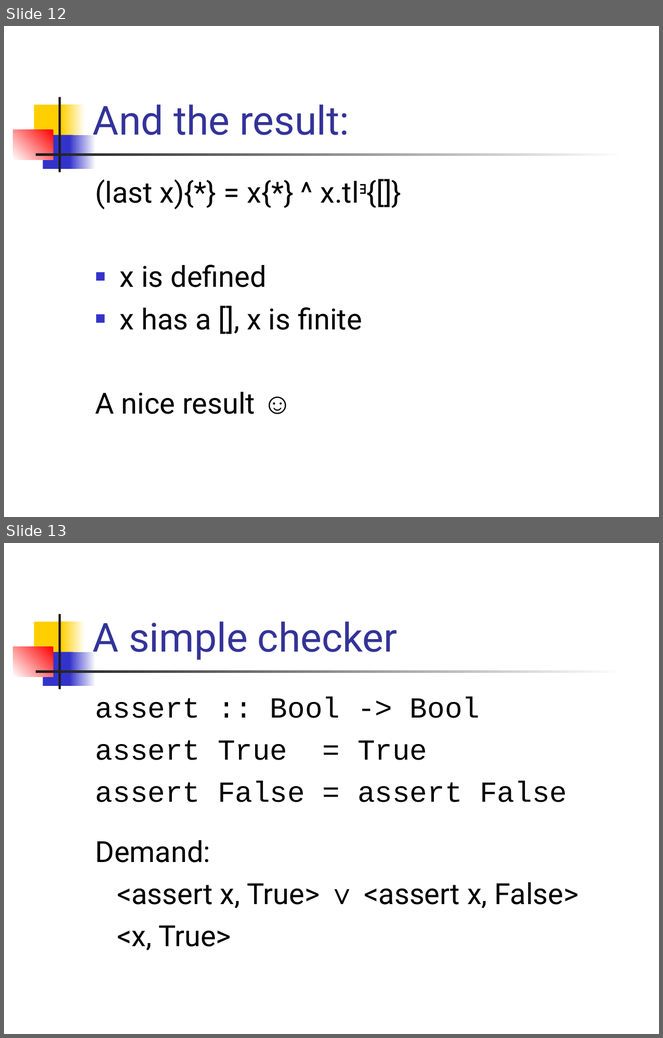
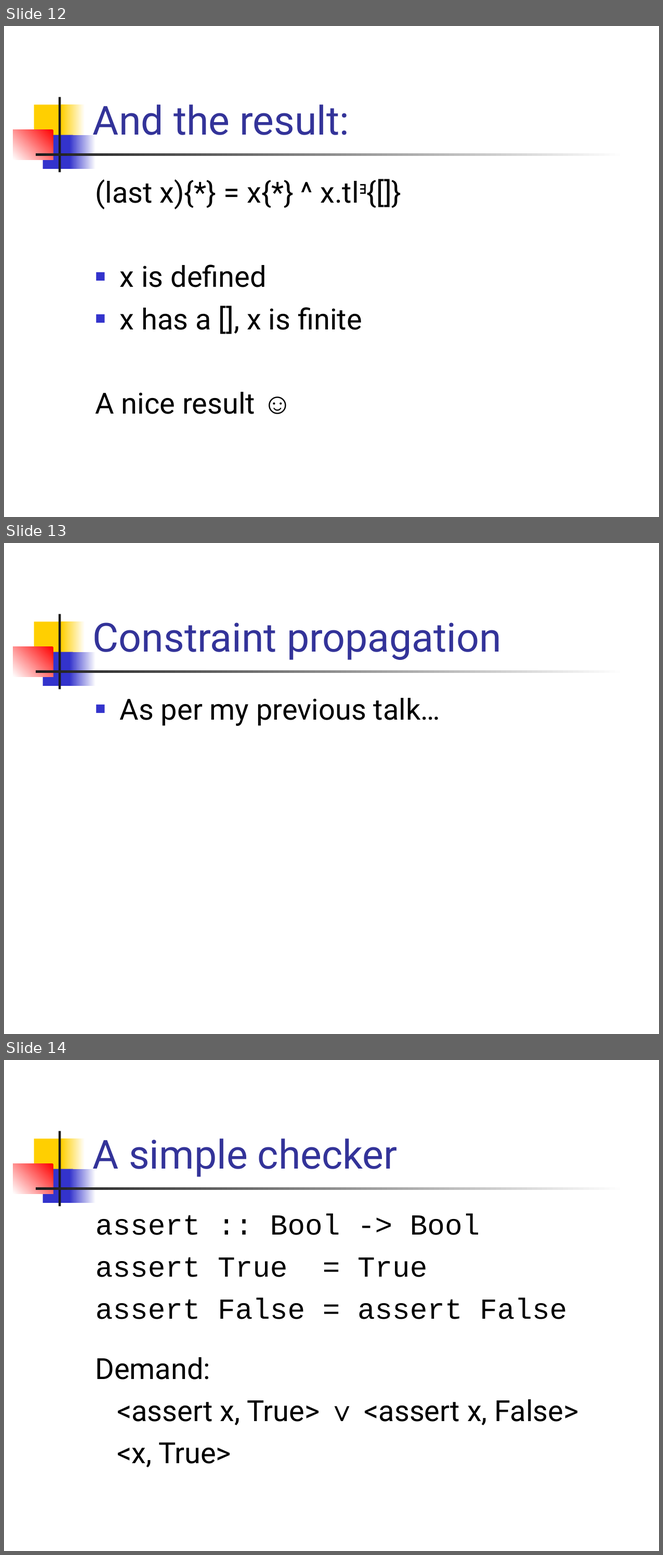
Before and after one commit to ndmitchell/catch, a slide deck: academic/plasma-presentation-termination/catch.ppt. Shown one above the other, each under a label of ours: slides 12 and 13 before the commit, slides 12, 13 and 14 after it. The pictures are 663x1038 and 663x1555 pixels, drawn with LibreOffice and Linux fonts; fonts in the diff are those of the drawing. Boxes give left, top, right and bottom in pixels: in the first picture for what was removed or moved away, otherwise in the second. Text is boxed around its words. In the diff, an @@ line names an element or a change of style, - is before the commit and + after.

Commit message:
More changes

```diff
--- a/academic/plasma-presentation-termination/catch.ppt
+++ b/academic/plasma-presentation-termination/catch.ppt
@@ slide 13 added at <box>4,543,659,1034</box>, background #FFFFFF; not listed: 7 template elements that a slide beside it also shows @@
@@ title added at <box>93,623,502,660</box>, 44 pt, text #333399 @@
+Constraint propagation
@@ text added at <box>120,698,440,726</box>, 32 pt, text #000000 @@
+■ As per my previous talk…
@@ what was slide 13 is now slide 14 @@
```
